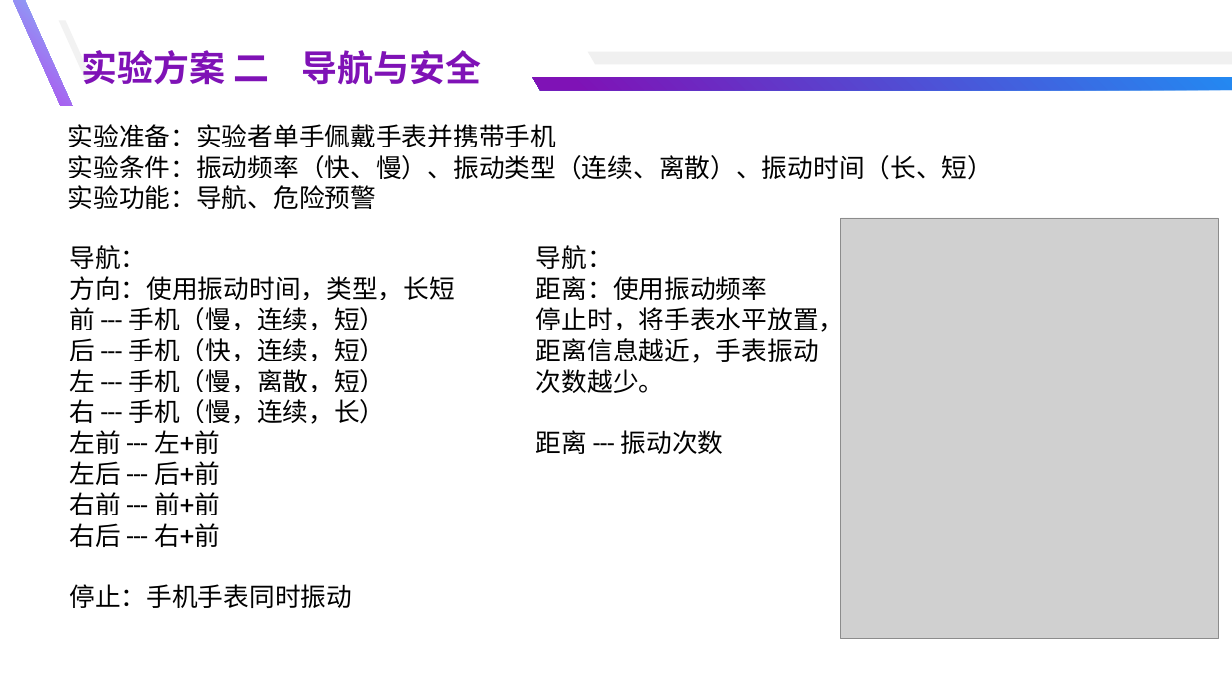
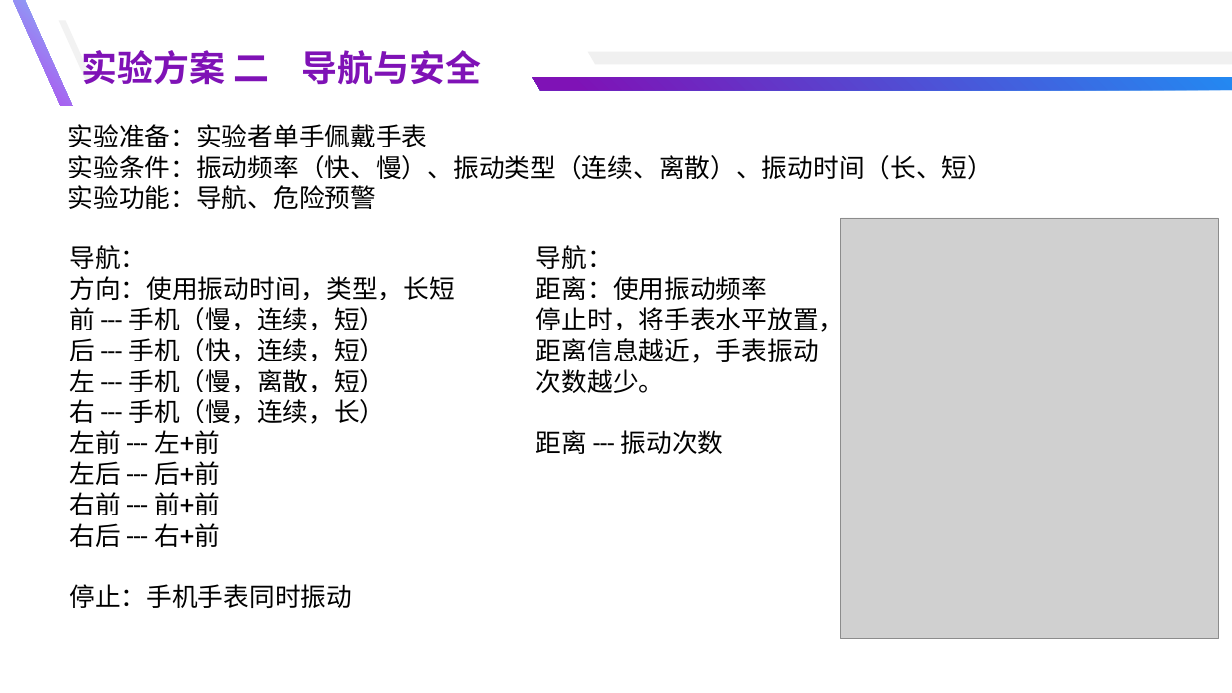
Before and after one commit to yuyongsong/Paper, a slide deck: slide 50 of 总结汇报-余泳松.pptx. Drawn at 1232x693 pixels with LibreOffice and Linux fonts; fonts in the diff are those of the drawing; grey boxes stand for pictures. Boxes give left, top, right and bottom in pixels: in the first picture for what was removed or moved away, otherwise in the second. Text is boxed around its words. In the diff, an @@ line names an element or a change of style, - is before the commit and + after.

```diff
--- a/总结汇报-余泳松.pptx
+++ b/总结汇报-余泳松.pptx
@@ text at [68,124,428,147]: text changed @@
-实验准备：实验者单手佩戴手表并携带手机
+实验准备：实验者单手佩戴手表
```
Also in this commit, not shown: 5 slides added, 1 other file.
